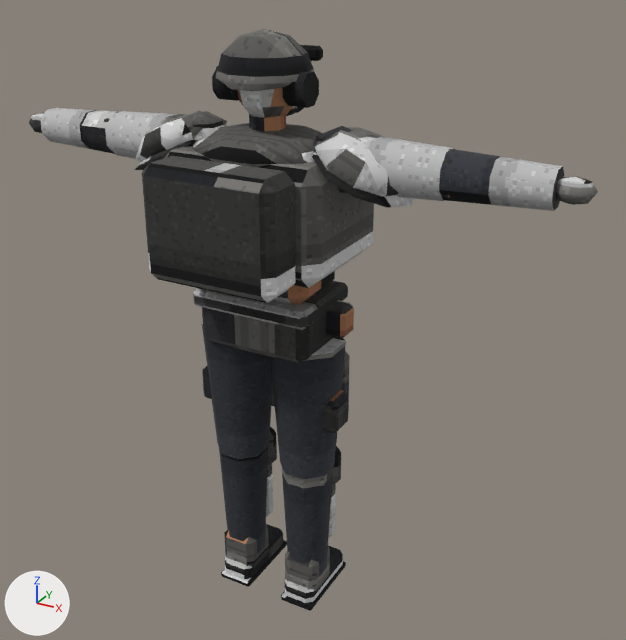
The glTF model assets/models/crew/bulwark.glb: old version first, new version second.
Both versions are drawn from a camera (50 mm lens) standing at (1.34, -2.16, 2.15) and looking at (0.12, 0.06, 1.04). Lighting does not change. The marker at lower left points along +X, +Y and +Z. The older version comes first. Vertices at exactly the same position are counted once.

Objects in the first picture: 'body'.
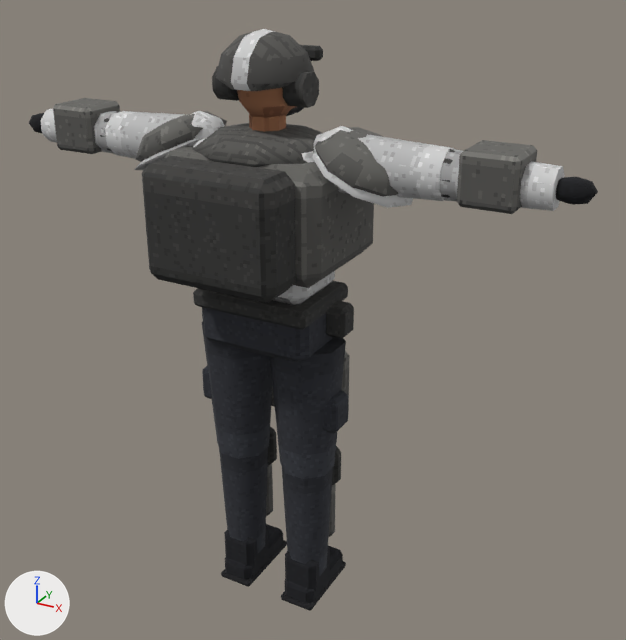
Location of each change, (x1, y1, x2, y2) in pixels of the pictures (626 x 640 px):
```json
{"part": 1, "of": "me_bulwark", "change": "added", "after": [53, 98, 120, 154]}
{"part": 2, "of": "me_bulwark", "change": "added", "after": [457, 140, 537, 214]}
{"part": 3, "of": "me_bulwark", "change": "surface changed", "before": [29, 29, 598, 609], "after": [29, 29, 598, 609]}
```

Scene script edits in JSON lines:
```json
{"block": "me_bulwark", "where": "# used by ob_body; location = (0.0, 0.0, 0.0)"}
{"op": "remove", "block": "me_bulwark", "code": "me_bulwark.from_pydata(...)  # 1334 vertices, 2435 faces; spans x -0.94..0.94, y -0.35..0.25, z 0.0..1.92"}
{"op": "add", "block": "me_bulwark", "code": "me_bulwark.from_pydata(...)  # 1382 vertices, 2523 faces; spans x -0.94..0.94, y -0.35..0.25, z 0.0..1.92"}
{"block": "me_bulwark", "change": "me_bulwark part 1: a new loose piece of 24 vertices spanning x -0.77..-0.61, y -0.08..0.08, z 1.51..1.66, in mat_bulwark (picture img_bulwark_albedo_png)"}
{"block": "me_bulwark", "change": "me_bulwark part 2: a new loose piece of 24 vertices spanning x 0.61..0.77, y -0.08..0.08, z 1.51..1.66, in mat_bulwark (picture img_bulwark_albedo_png)"}
{"block": "me_bulwark", "change": "me_bulwark part 3: 2310 kept faces spanning x -0.94..0.94, y -0.35..0.25, z 0.0..1.92 get new texture (UV) coordinates"}
```
